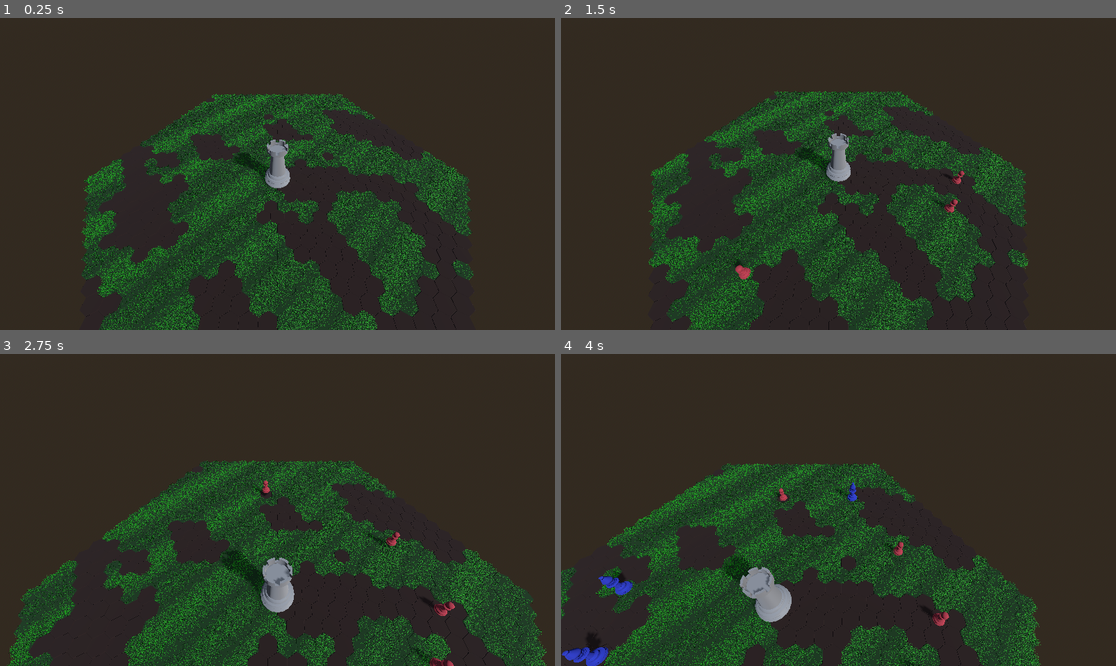
Above: before the commit, frames 1-4 (two rows, left to right).
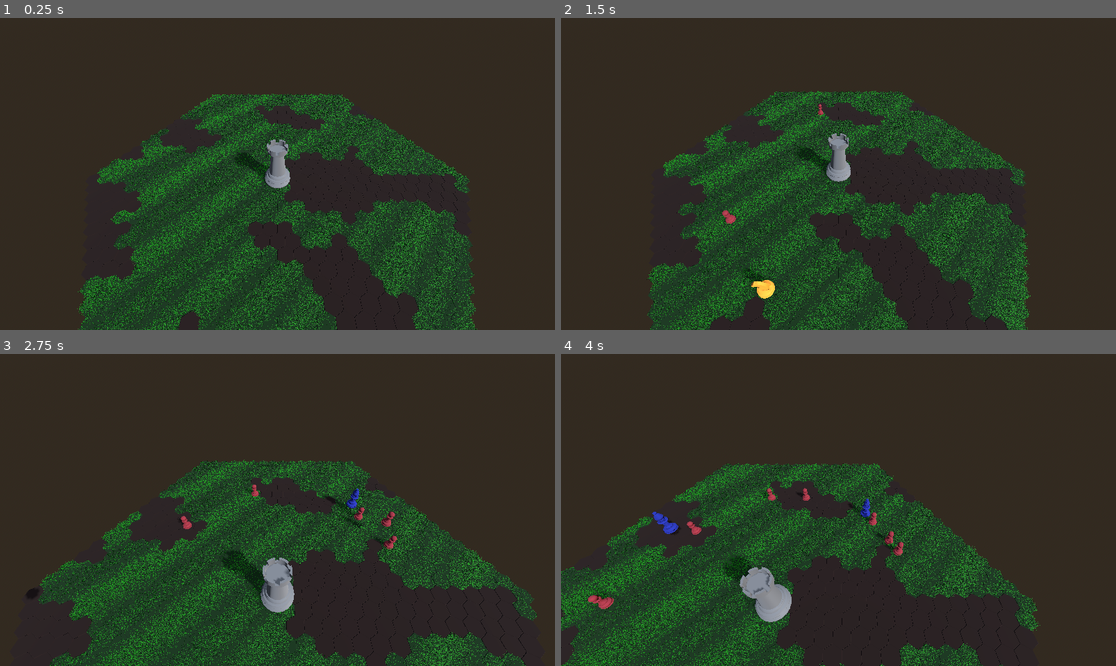
Above: after the commit, the same moments.

Repository: juandserrano/tlt
Game: Godot game, scene res://scenes/game.tscn
Two runs of this game, one before a commit and one after it. Both use one fixed random seed, a clock stepped at 60 frames per second and the inputs below.
Inputs (mouse positions are in pixels of both pictures, inside the frame that each line leads up to):
- Up to frame 1 (0.25 s): no input
- Up to frame 2 (1.5 s): move the mouse to (960, 158) at 0.52 s; click (960, 158) at 0.6 s; move the mouse to (727, 189) at 1.27 s; tap S (camera_backwards) at 1.35 s
- Up to frame 3 (2.75 s): click (166, 525) at 1.55 s; move the mouse to (333, 441) at 2.02 s; hold W (camera_forward) from 2.03 s (still down); click (333, 441) at 2.3 s
- Up to frame 4 (4 s): move the mouse to (810, 572) at 2.77 s; release W (camera_forward) at 2.78 s; tap A (camera_left) at 2.85 s; click (810, 572) at 3.05 s; move the mouse to (1005, 556) at 3.52 s; hold D (camera_right) from 3.53 s (still down); click (1005, 556) at 3.8 s

The runs differ from the first frame. In frame 1, 14% of the frame differs, in the area x 13-86%, y 24-100%; in frame 2, 14%; in frame 3, 14%; in frame 4, 14%.

Commit message:
add falling sound

Diff:
--- a/project.godot
+++ b/project.godot
@@ -22,7 +22,7 @@
 
 Global="*uid://csgrdwakt0io"
 GameState="*uid://dtxb477ydsldy"
-EnemyManager="*uid://0ma1s2301j4v"
+Signals="*uid://ccrlfcu2jdy7e"
 
 [display]
 
--- a/scenes/game.tscn
+++ b/scenes/game.tscn
@@ -5,6 +5,7 @@
 [ext_resource type="Script" uid="uid://di3wir2ct75ay" path="res://scripts/camera.gd" id="2_yqjtg"]
 [ext_resource type="Script" uid="uid://brplrnxve1ick" path="res://scripts/grass_multimesh.gd" id="3_iywne"]
 [ext_resource type="PackedScene" uid="uid://7vp3ydmp2hop" path="res://scenes/PlayerTower.tscn" id="5_iywne"]
+[ext_resource type="Script" uid="uid://0ma1s2301j4v" path="res://scripts/EnemyManager.gd" id="6_p57ef"]
 
 [sub_resource type="ShaderMaterial" id="ShaderMaterial_iywne"]
 render_priority = 0
@@ -42,7 +43,8 @@
 
 [node name="HexGrid" parent="World" unique_id=1275277607 instance=ExtResource("1_lnu2h")]
 grid_radius = 15
-noise_threshold = 0.1
+noise_threshold = 0.125
+noise_frequency = 0.07
 grass_color = Color(0.022281587, 0.15265098, 3.6098065e-08, 1)
 dirt_color = Color(0.10482413, 0.03586611, 0, 1)
 
@@ -100,3 +102,10 @@
 shadow_opacity = 0.8
 
 [node name="PlayerTower" parent="." unique_id=288103671 instance=ExtResource("5_iywne")]
+
+[node name="EnemyManager" type="Node" parent="." unique_id=297754155 node_paths=PackedStringArray("audio_stream_player")]
+script = ExtResource("6_p57ef")
+audio_stream_player = NodePath("../AudioStreamPlayer")
+
+[node name="AudioStreamPlayer" type="AudioStreamPlayer" parent="." unique_id=1458617067]
+volume_db = -10.339
--- a/scripts/EnemyManager.gd
+++ b/scripts/EnemyManager.gd
@@ -1,4 +1,6 @@
 extends Node
+
+@export var audio_stream_player: AudioStreamPlayer
 
 var enemies_in_play: Array[Enemy]
 var enemy_bag: Array[Enemy]
@@ -7,6 +9,8 @@
 var pawn_mesh = preload("res://resources/models/enemies/pawn_mesh.tres")
 var knight_mesh = preload("res://resources/models/enemies/knight_mesh.tres")
 var bishop_mesh = preload("res://resources/models/enemies/bishop_mesh.tres")
+
+const sound_falling_impact = preload("res://resources/sounds/falling_impact.wav")
 
 const SPAWN_RADIUS: int = 10
 
@@ -25,15 +29,28 @@
 	Armored
 }
 
+func _on_enemy_died(enemy: Enemy):
+	# Remove from EnemyManager's tracking array
+	if enemies_in_play.has(enemy):
+		enemies_in_play.erase(enemy)
+		enemy.shrink_and_free_enemy()
+
 func _process(_delta: float) -> void:
 	if Input.is_action_just_pressed("spawn_enemy"):
 		spawn_round_wave(1)
 
 func spawn_round_wave(round_number: int):
+	var tween = create_tween()
 	if round_number == 1:
 		for i in range(3):
-			spawn_enemy_of_class(EnemyClass.values().pick_random())
+			tween.tween_callback(func():
+				spawn_enemy_of_class(EnemyClass.values().pick_random())
+			)
+			tween.tween_interval(0.2)
 
+func _on_enemy_hit_ground():
+	audio_stream_player.stream = sound_falling_impact
+	audio_stream_player.play()
 
 func spawn_enemy_of_class(enemy_class: EnemyClass) -> void:
 	var enemy = enemy_scene.instantiate() as Enemy
@@ -50,18 +67,22 @@
 
 	enemies_container.add_child(enemy)
 	enemies_in_play.append(enemy)
-	var spawn_pos = get_random_hex_at_distance(SPAWN_RADIUS)
+	var spawn_pos = get_random_free_hex_at_distance(SPAWN_RADIUS)
 	enemy.spawn_above_ground(spawn_pos.x, spawn_pos.y)
 
 # Called when the node enters the scene tree for the first time.
 func _ready() -> void:
+	#Subscribe to signals
+	Signals.enemy_died.connect(_on_enemy_died)
+	Signals.enemy_hit_ground.connect(_on_enemy_hit_ground)
+
 	# Create and add the container for enemy instances
 	enemies_container = Node3D.new()
 	enemies_container.name = "EnemiesContainer"
 	add_child(enemies_container)
 
 # Get a random hexagonal coordinate at exactly 'distance' tiles from origin (0, 0)
-func get_random_hex_at_distance(distance: int) -> Vector2i:
+func get_random_free_hex_at_distance(distance: int) -> Vector2i:
 	var possible_coords: Array[Vector2i] = []
 
 	# Generate all hexes at exactly this distance
@@ -69,7 +90,7 @@
 		for r in range(-distance, distance + 1):
 			# Calculate hex distance using axial coordinate formula
 			var hex_distance = (abs(q) + abs(r) + abs(q + r)) / 2
-			if hex_distance == distance:
+			if hex_distance == distance and not is_tile_occupied(q, r):
 				possible_coords.append(Vector2i(q, r))
 
 	# Pick a random coordinate from the list
@@ -77,3 +98,9 @@
 		return possible_coords[randi() % possible_coords.size()]
 	else:
 		return Vector2i(0, 0) # Fallback (shouldn't happen for distance > 0)
+
+func is_tile_occupied(q: int, r: int) -> bool:
+	for enemy in enemies_in_play:
+		if enemy.current_tile == Vector2i(q, r):
+			return true
+	return false
--- /dev/null
+++ b/scripts/Signals.gd
@@ -0,0 +1,120 @@
+extends Node
+
+# Event Bus - Autoload singleton for game-wide signal management
+# This allows decoupled communication between different game systems
+
+# ============================================================================
+# ENEMY SIGNALS
+# ============================================================================
+
+# Emitted when an enemy spawns at a specific tile
+signal enemy_spawned(enemy: Enemy, q: int, r: int)
+
+# Emitted when an enemy moves to a new tile
+signal enemy_moved(enemy: Enemy, from_q: int, from_r: int, to_q: int, to_r: int)
+
+# Emitted when an enemy takes damage
+signal enemy_damaged(enemy: Enemy, damage: int, remaining_health: int)
+
+# Emitted when an enemy dies
+signal enemy_died(enemy: Enemy)
+
+# Emitted when all enemies in a wave are defeated
+signal wave_cleared(wave_number: int)
+
+signal enemy_hit_ground(enemy: Enemy)
+
+# ============================================================================
+# PLAYER SIGNALS
+# ============================================================================
+
+# Emitted when player moves to a new tile
+signal player_moved(from_q: int, from_r: int, to_q: int, to_r: int)
+
+# Emitted when player takes damage
+signal player_damaged(damage: int, remaining_health: int)
+
+# Emitted when player health changes
+signal player_health_changed(current_health: int, max_health: int)
+
+# Emitted when player dies
+signal player_died()
+
+# ============================================================================
+# COMBAT SIGNALS
+# ============================================================================
+
+# Emitted when combat begins between player and enemy
+signal combat_started(enemy: Enemy)
+
+# Emitted when combat ends
+signal combat_ended(victory: bool)
+
+# Emitted when an attack is performed
+signal attack_performed(attacker: Node3D, target: Node3D, damage: int)
+
+# ============================================================================
+# TURN MANAGEMENT SIGNALS
+# ============================================================================
+
+# Emitted when a new turn begins
+signal turn_started(turn_number: int, is_player_turn: bool)
+
+# Emitted when a turn ends
+signal turn_ended(turn_number: int, is_player_turn: bool)
+
+# Emitted when player's turn begins
+signal player_turn_started()
+
+# Emitted when enemy's turn begins
+signal enemy_turn_started()
+
+# Emitted when a new round starts
+signal round_started(round_number: int)
+
+# ============================================================================
+# CARD/ABILITY SIGNALS
+# ============================================================================
+
+# Emitted when a card is played
+signal card_played(card_type: String, target_q: int, target_r: int)
+
+# Emitted when a card effect is applied
+signal card_effect_applied(card_type: String, affected_tiles: Array)
+
+# ============================================================================
+# TILE/GRID SIGNALS
+# ============================================================================
+
+# Emitted when a tile is selected
+signal tile_selected(q: int, r: int)
+
+# Emitted when a tile is hovered
+signal tile_hovered(q: int, r: int)
+
+# Emitted when a tile state changes (e.g., becomes walkable/unwalkable)
+signal tile_state_changed(q: int, r: int, new_state: String)
+
+# ============================================================================
+# UI SIGNALS
+# ============================================================================
+
+# Emitted when UI needs to update
+signal ui_update_requested()
+
+# Emitted when a message should be displayed
+signal message_displayed(message: String, duration: float)
+
+# Emitted when game state changes
+signal game_state_changed(new_state: String)
+
+# ============================================================================
+# HELPER FUNCTIONS
+# ============================================================================
+
+# Helper to emit signals safely with error handling
+func emit_safe(signal_name: String, args: Array = []) -> void:
+	if has_signal(signal_name):
+		callv("emit_signal", [signal_name] + args)
+	else:
+		push_error("Signal '%s' does not exist in Signals autoload" % signal_name)
--- a/scripts/enemy.gd
+++ b/scripts/enemy.gd
@@ -10,6 +10,7 @@
 
 # Click detection
 var is_mouse_over: bool = false
+var has_hit_ground: bool = false # Track if enemy has landed
 
 # Called when the node enters the scene tree for the first time.
 func _ready() -> void:
@@ -38,23 +39,31 @@
 
 
 func fall_after_spawn():
+	var target_pos = Vector3(position.x, 0, position.z) # Keep X and Z, set Y to 0
+
+	var total_duration = 0.5
+	var impact_time = total_duration * 0.4 # Approximate first impact time
+
+	# Create the bounce tween
 	var tween = create_tween()
-	var target_pos = Vector3(position.x, 0, position.z) # Keep X and Z, set Y to 0
 	tween.set_ease(Tween.EASE_OUT)
 	tween.set_trans(Tween.TRANS_BOUNCE)
-	tween.tween_property(self, "position", target_pos, 0.5)
+	tween.tween_property(self, "position", target_pos, total_duration)
+
+	# Schedule the impact sound to play at first contact
+	get_tree().create_timer(impact_time).timeout.connect(func():
+		if not has_hit_ground:
+			has_hit_ground = true
+			Signals.enemy_hit_ground.emit()
+	)
 
 func _input(event: InputEvent) -> void:
 	if event is InputEventMouseButton:
 		if event.button_index == MOUSE_BUTTON_RIGHT and event.pressed:
 			if is_mouse_over:
-				delete_enemy()
+				Signals.enemy_died.emit(self)
 
-func delete_enemy():
-	# Remove from EnemyManager's tracking array
-	if EnemyManager.enemies_in_play.has(self):
-		EnemyManager.enemies_in_play.erase(self)
-
+func shrink_and_free_enemy():
 	# Shrink and delete
 	var tween = create_tween()
 	tween.tween_property(self, "scale", Vector3(0.001, 0.001, 0.001), 0.2)
--- a/scripts/hex_grid.gd
+++ b/scripts/hex_grid.gd
@@ -11,6 +11,11 @@
 @export var noise_threshold: float = 0.2:
 	set(value):
 		noise_threshold = value
+		if Engine.is_editor_hint(): # Only run in editor if we're actually in the editor
+			setup_grid() # Adjust this to change green/brown balance
+@export var noise_frequency: float = 0.05:
+	set(value):
+		noise_frequency = value
 		if Engine.is_editor_hint(): # Only run in editor if we're actually in the editor
 			setup_grid() # Adjust this to change green/brown balance
 @export var grass_color: Color = Color(0, 0.4, 0, 1):
@@ -32,11 +37,12 @@
 func _ready():
 	# Configure Noise
 	noise.seed = randi()
-	noise.frequency = 0.1 # Lower = larger "blobs" of color
+	noise.frequency = noise_frequency # Lower = larger "blobs" of color
 
 	setup_grid()
 
 func setup_grid():
+	noise.frequency = noise_frequency # Lower = larger "blobs" of color
 	var hex_count = 3 * grid_radius * (grid_radius + 1) + 1
 	#multimesh.use_colors = true # Essential for per-instance coloring
 	multimesh.instance_count = hex_count
Not shown, added: resources/sounds/falling_impact.wav.import
Not shown, added: scripts/Signals.gd.uid
Not shown, added: resources/sounds/falling_impact.wav
